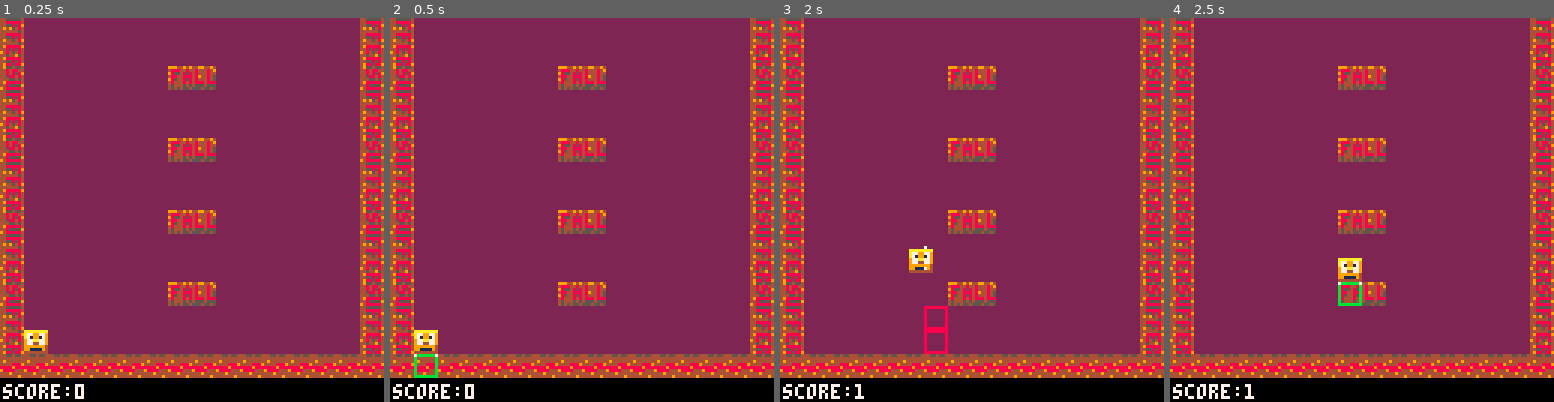
Above: before the commit, frames 1-4 (left to right).
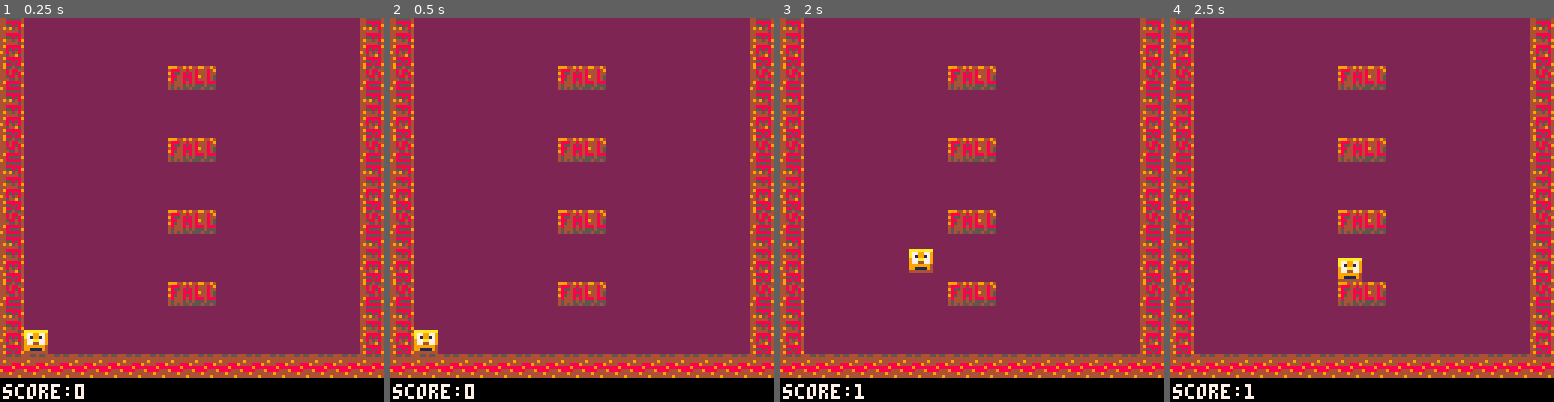
Above: after the commit, the same moments.

Repository: Undeemiss/NeoWorld
Game: PICO-8 cartridge neohell.p8
The game is run twice, just before and just after one commit, with the same random seed, the same clock (stepped at 60 frames per second) and the same inputs.
Inputs:
- Up to frame 1 (0.25 s): no input
- Up to frame 2 (0.5 s): tap X (X key) at 0.33 s
- Up to frame 3 (2 s): tap O (Z key) at 0.7, 1.7 s; tap X (X key) at 1.07, 1.85 s; hold Right from 1.6 s (still down)
- Up to frame 4 (2.5 s): release Right at 2.1 s; tap O (Z key) at 2.1 s; hold Up 2.15-2.42 s; hold Right from 2.47 s (still down)

Frame 1 is identical in both runs. In frame 2, 0.2% of the frame differs, in the area x 6-13%, y 87-94%; in frame 3, 0.4%, in the area x 37-44%, y 59-88%; in frame 4, 0.2%.

Commit message:
Renamed file and disabled debug mode

Diff:
--- a/greeno-8.p8
+++ b/neohell.p8
@@ -184,7 +184,7 @@
         plr.dx=0
     end
 
-    if (btnp(fire2)) toggledebug()
+    -- if (btnp(fire2)) toggledebug()
 
 end
 
